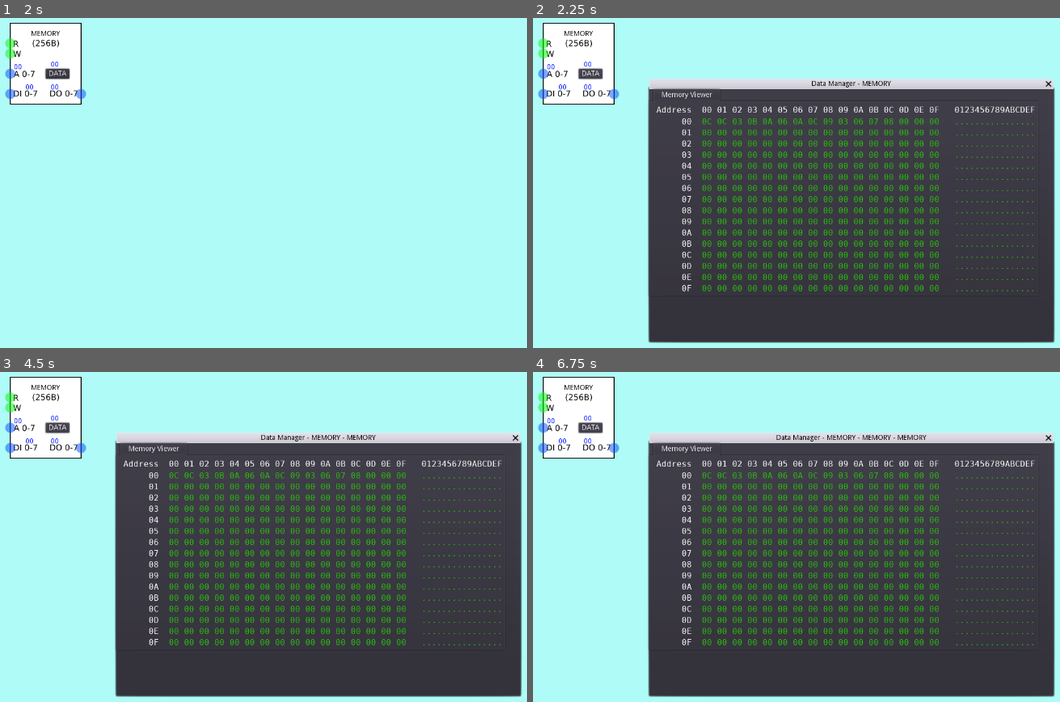
Above: before the commit, frames 1-4 (two rows, left to right).
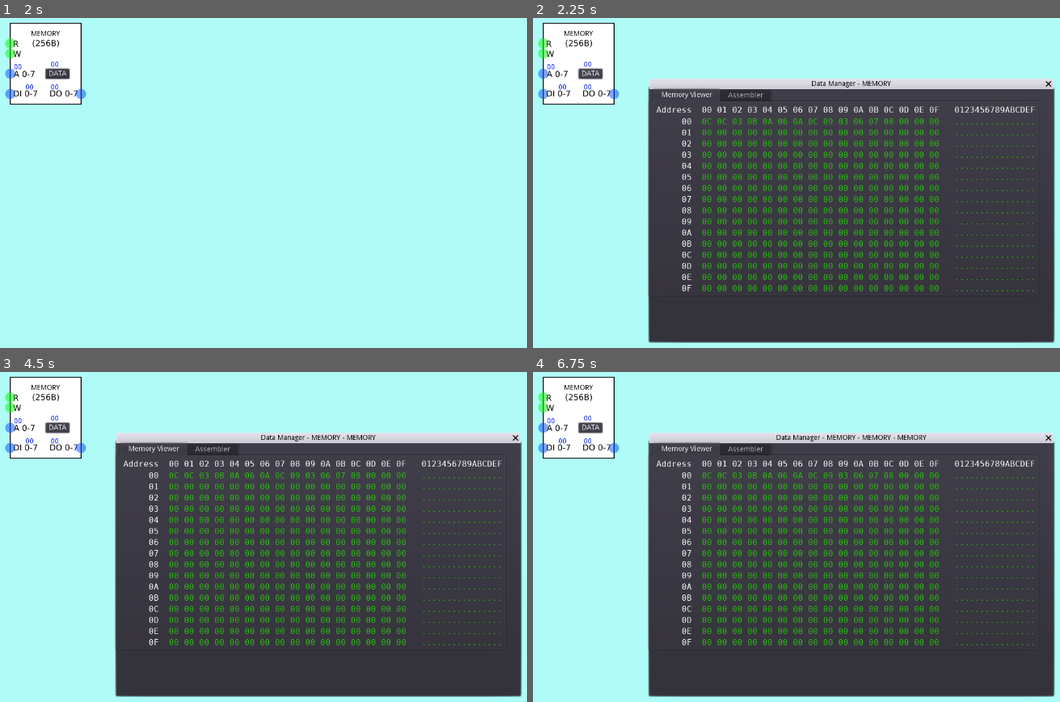
Above: after the commit, the same moments.

Repository: andrew-wilkes/digital-logic
Game: Godot game, scene res://parts/blocks/Memory.tscn
Same seed, same stepped clock (60 frames per second), same inputs: the game is played once before the commit and once after it. This scene is started directly instead of the project's main scene.
Inputs:
- Up to frame 1 (2 s): click "MEMORY" at 0.5 s; click "OK" at 1.25 s
- Up to frame 2 (2.25 s): click "DATA" at 2 s
- Up to frame 3 (4.5 s): click "MEMORY" at 2.75 s; click "OK" at 3.5 s; click "DATA" at 4.25 s
- Up to frame 4 (6.75 s): click "MEMORY" at 5 s; click "OK" at 5.75 s; click "DATA" at 6.5 s

Frame 1 is identical in both runs. In frame 2, less than 0.1% of the frame differs, in the area x 36-44%, y 22-25%; in frame 3, less than 0.1%; in frame 4, less than 0.1%.

Commit message:
Add data label to assembler

Diff:
--- /dev/null
+++ b/game/panels/Assembler.gd
@@ -0,0 +1,33 @@
+extends Control
+
+var testing = false
+var lines
+var src = ""
+
+func _ready():
+	lines = $VBox/SC/V
+	var line = lines.get_child(0)
+	var new_line
+	for n in 256:
+		if n == 0:
+			new_line = line
+		else:
+			new_line = line.duplicate()
+			lines.add_child(new_line)
+		new_line.get_child(0).text = "%02X" % n
+		new_line.get_child(1).set_meta("id", n)
+	if get_parent().name == "root":
+		start(true)
+	else:
+		$BG.hide()
+
+
+func start(_test = false):
+	testing = _test
+	if testing:
+		$BG.show()
+
+
+func update_addresses():
+	for n in 256:
+		pass
--- /dev/null
+++ b/game/panels/Assembler.tscn
@@ -0,0 +1,65 @@
+[gd_scene load_steps=3 format=2]
+
+[ext_resource path="res://panels/Assembler.gd" type="Script" id=1]
+[ext_resource path="res://panels/DataSrcLabel.tscn" type="PackedScene" id=2]
+
+[node name="Assembler" type="MarginContainer"]
+anchor_right = 1.0
+anchor_bottom = 1.0
+size_flags_horizontal = 3
+script = ExtResource( 1 )
+__meta__ = {
+"_edit_use_anchors_": false
+}
+
+[node name="BG" type="ColorRect" parent="."]
+margin_right = 1280.0
+margin_bottom = 800.0
+size_flags_horizontal = 3
+size_flags_vertical = 3
+color = Color( 0.152941, 0.152941, 0.152941, 1 )
+
+[node name="VBox" type="VBoxContainer" parent="."]
+margin_right = 1280.0
+margin_bottom = 800.0
+
+[node name="Header" type="HBoxContainer" parent="VBox"]
+margin_right = 1280.0
+margin_bottom = 14.0
+
+[node name="Label" type="Label" parent="VBox/Header"]
+margin_right = 150.0
+margin_bottom = 14.0
+text = "Addr  Data/source code"
+
+[node name="SC" type="ScrollContainer" parent="VBox"]
+margin_top = 18.0
+margin_right = 1280.0
+margin_bottom = 218.0
+rect_min_size = Vector2( 0, 200 )
+scroll_horizontal_enabled = false
+
+[node name="V" type="VBoxContainer" parent="VBox/SC"]
+margin_right = 1280.0
+margin_bottom = 200.0
+size_flags_horizontal = 3
+size_flags_vertical = 3
+custom_constants/separation = 0
+
+[node name="H" type="HBoxContainer" parent="VBox/SC/V"]
+margin_right = 1280.0
+margin_bottom = 14.0
+
+[node name="A" type="Label" parent="VBox/SC/V/H"]
+margin_right = 32.0
+margin_bottom = 14.0
+rect_min_size = Vector2( 32, 0 )
+text = "01"
+align = 2
+
+[node name="S" parent="VBox/SC/V/H" instance=ExtResource( 2 )]
+anchor_right = 0.0
+anchor_bottom = 0.0
+margin_left = 36.0
+margin_right = 52.0
+margin_bottom = 14.0
--- a/game/panels/DataManager.tscn
+++ b/game/panels/DataManager.tscn
@@ -1,7 +1,8 @@
-[gd_scene load_steps=3 format=2]
+[gd_scene load_steps=4 format=2]
 
 [ext_resource path="res://panels/DataManager.gd" type="Script" id=1]
 [ext_resource path="res://panels/MemoryViewer.tscn" type="PackedScene" id=2]
+[ext_resource path="res://panels/Assembler.tscn" type="PackedScene" id=3]
 
 [node name="DataManager" type="WindowDialog"]
 anchor_right = 1.0
@@ -17,7 +18,9 @@
 [node name="Tabs" type="TabContainer" parent="."]
 margin_right = 8.0
 margin_bottom = 36.0
+size_flags_horizontal = 3
 tab_align = 0
+use_hidden_tabs_for_min_size = true
 
 [node name="MV" parent="Tabs" instance=ExtResource( 2 )]
 anchor_right = 1.0
@@ -26,3 +29,10 @@
 margin_top = 32.0
 margin_right = -4.0
 margin_bottom = -4.0
+
+[node name="Assembler" parent="Tabs" instance=ExtResource( 3 )]
+visible = false
+margin_left = 4.0
+margin_top = 32.0
+margin_right = -4.0
+margin_bottom = -4.0
--- /dev/null
+++ b/game/panels/DataSrcLabel.gd
@@ -0,0 +1,34 @@
+extends Label
+
+signal clicked(line_number)
+signal value_changed(line_number, value)
+
+var line_number = 0
+var value = 0
+var editable = true
+
+func set_as_number_field(num = true):
+	editable = num
+
+
+func _on_LabelDialog_updated(new_text):
+	if new_text.is_valid_integer():
+		value = int(new_text)
+		if value > 255:
+			value = 255
+		if value < -128:
+			value = -128
+		if value < 0:
+			value = 256 - value
+		text = "%02X" % value
+	else:
+		$InvalidNumber.popup_centered()
+
+
+func _on_DataSrcLabel_gui_input(event):
+	if event is InputEventMouseButton and event.pressed:
+		if editable:
+			$Edit.set_text(String(value))
+			$Edit.popup_centered()
+		else:
+			emit_signal("clicked", line_number)
--- /dev/null
+++ b/game/panels/DataSrcLabel.tscn
@@ -0,0 +1,25 @@
+[gd_scene load_steps=3 format=2]
+
+[ext_resource path="res://panels/DataSrcLabel.gd" type="Script" id=1]
+[ext_resource path="res://panels/LabelDialog.tscn" type="PackedScene" id=2]
+
+[node name="DataSrcLabel" type="Label"]
+anchor_right = 1.0
+anchor_bottom = 1.0
+mouse_filter = 0
+text = "00"
+script = ExtResource( 1 )
+__meta__ = {
+"_edit_use_anchors_": false
+}
+
+[node name="InvalidNumber" type="AcceptDialog" parent="."]
+margin_right = 83.0
+margin_bottom = 58.0
+window_title = "Invalid Number"
+dialog_text = "Please enter a valid integer"
+
+[node name="Edit" parent="." instance=ExtResource( 2 )]
+window_title = "Enter Integer Value -128 ... 255"
+[connection signal="gui_input" from="." to="." method="_on_DataSrcLabel_gui_input"]
+[connection signal="updated" from="Edit" to="." method="_on_LabelDialog_updated"]
--- a/game/panels/NotificationPopup.tscn
+++ b/game/panels/NotificationPopup.tscn
@@ -1,7 +1,6 @@
 [gd_scene load_steps=3 format=2]
 
 [ext_resource path="res://panels/NotificationPopup.gd" type="Script" id=1]
-
 
 [sub_resource type="Animation" id=1]
 resource_name = "Fade"
